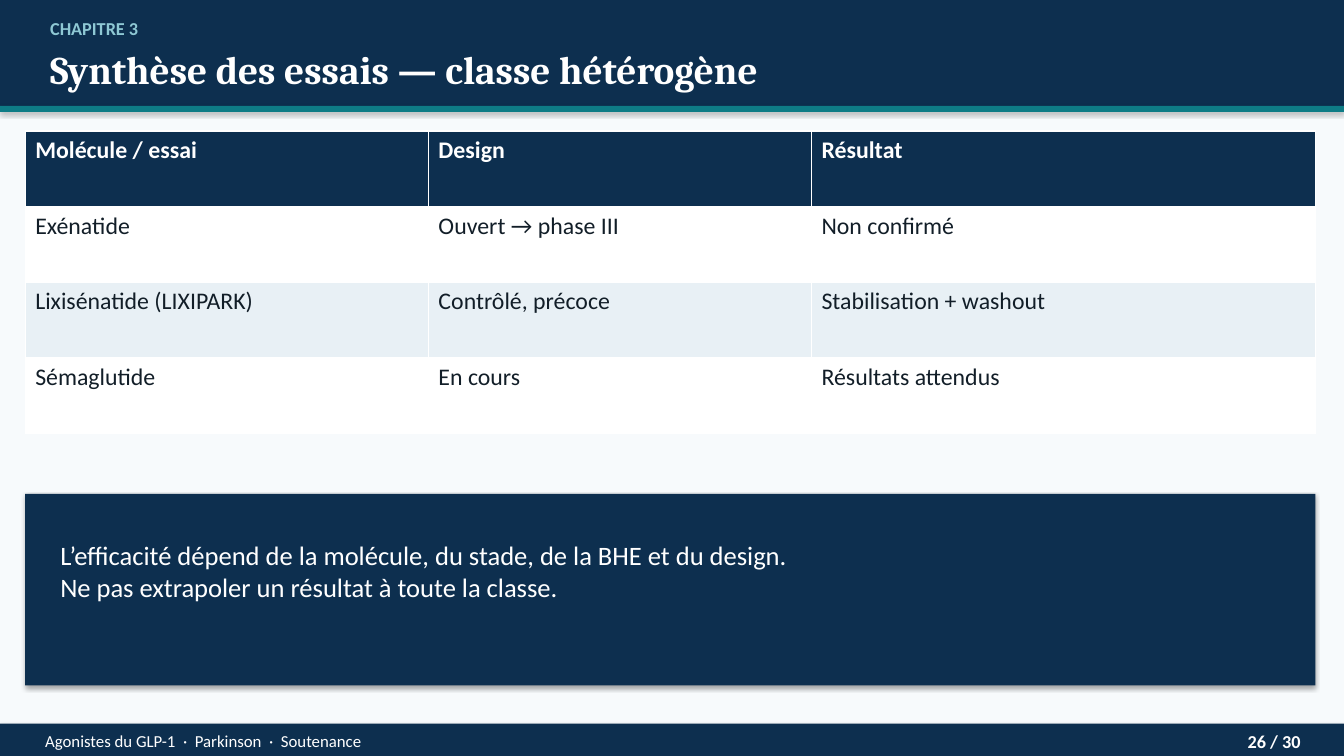
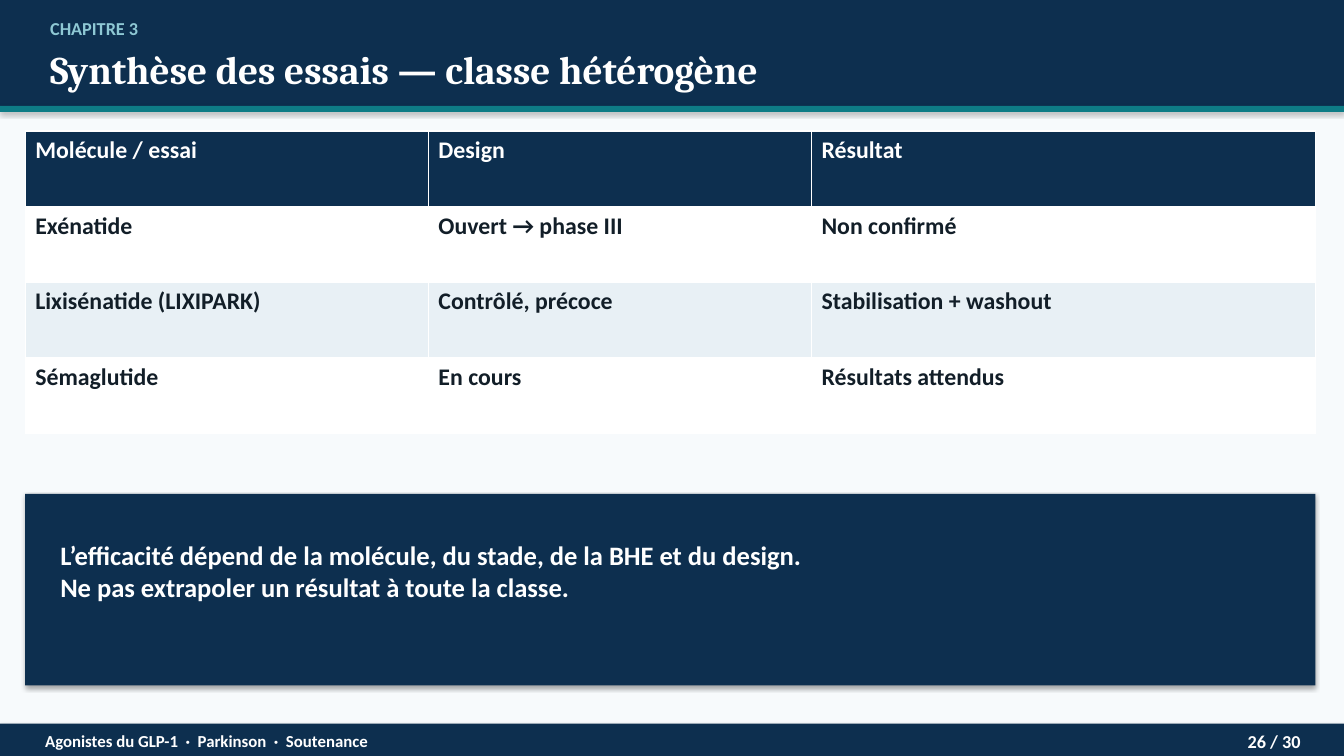
Before and after one commit to Mashtal-Platform/mashtal-platform, a slide deck: slide 26 of docs/presentation/Soutenance_GLP1_Parkinson.pptx. Drawn at 1344x756 pixels with LibreOffice and Linux fonts; fonts in the diff are those of the drawing. Boxes give left, top, right and bottom in pixels: in the first picture for what was removed or moved away, otherwise in the second. Text is boxed around its words. In the diff, an @@ line names an element or a change of style, - is before the commit and + after.

```diff
--- a/docs/presentation/Soutenance_GLP1_Parkinson.pptx
+++ b/docs/presentation/Soutenance_GLP1_Parkinson.pptx
@@ table at [25,131,1316,434] @@
@@ bold on in "Exénatide", "Ouvert → phase III", "Non confirmé", "Lixisénatide (LIXIPARK)" and 5 more places @@
@@ text "L’efficacité dépend de la molécule, ..." at [60,545,801,602]: bold on @@
@@ text "Agonistes du GLP-1 · Parkinson ..." at [45,735,368,750]: bold on @@
```
Also in this commit, not shown: 28 other slides changed, 4 other files.
